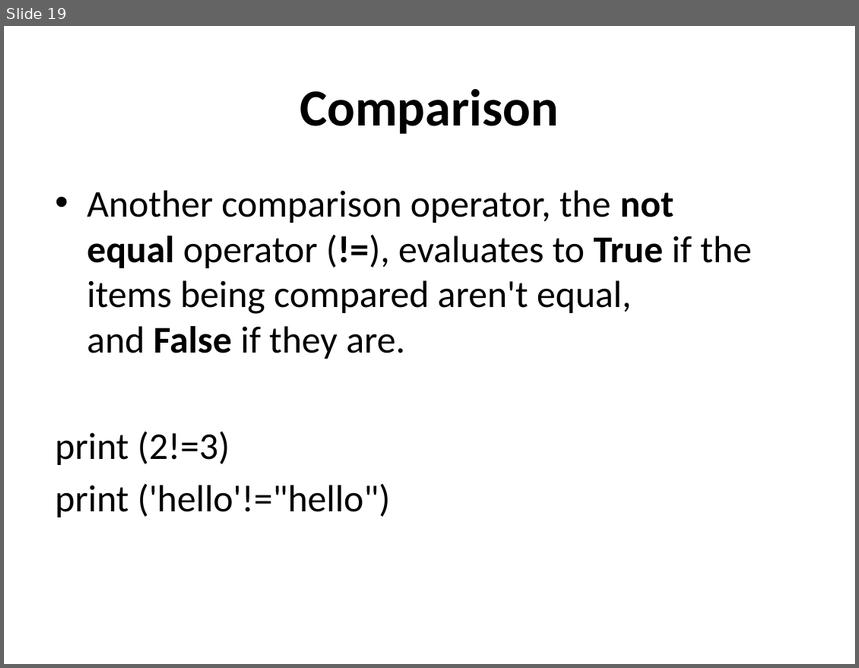
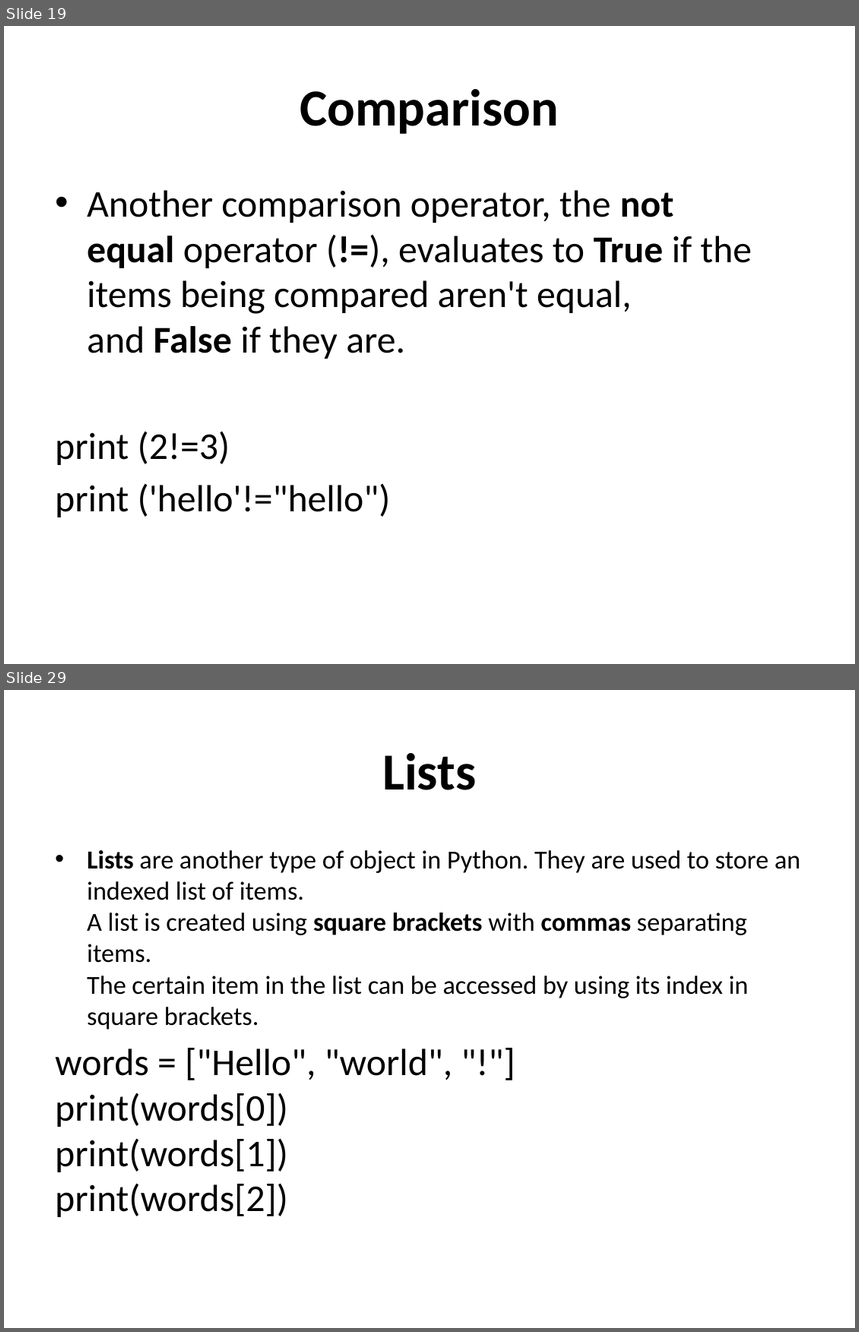
Before and after one commit to sip11/python, a slide deck: What is Python.pptx. Shown one above the other, each under a label of ours: slide 19 before the commit, slides 19 and 29 after it; the slides between them are not shown. The pictures are 859x668 and 859x1332 pixels, drawn with LibreOffice and Linux fonts; fonts in the diff are those of the drawing. Boxes give left, top, right and bottom in pixels: in the first picture for what was removed or moved away, otherwise in the second. Text is boxed around its words. In the diff, an @@ line names an element or a change of style, - is before the commit and + after.

```diff
--- a/What is Python.pptx
+++ b/What is Python.pptx
@@ slide 29 added at (4, 690, 855, 1328), background #FFFFFF @@
@@ title added at (382, 753, 476, 790), 44 pt, text #000000, bold @@
+Lists
@@ text added at (55, 850, 800, 1217), 22 pt, text #000000 @@
+• Lists are another type of object in Python. They are used to store an indexed list of items.
+  A list is created using square brackets with commas separating items.
+  The certain item in the list can be accessed by using its index in square brackets.
+words = ["Hello", "world", "!"]
+print(words[0])
+print(words[1])
+print(words[2])
```
Also in this commit, not shown: 1 slide changed, 8 other slides added, 1 slide removed.
